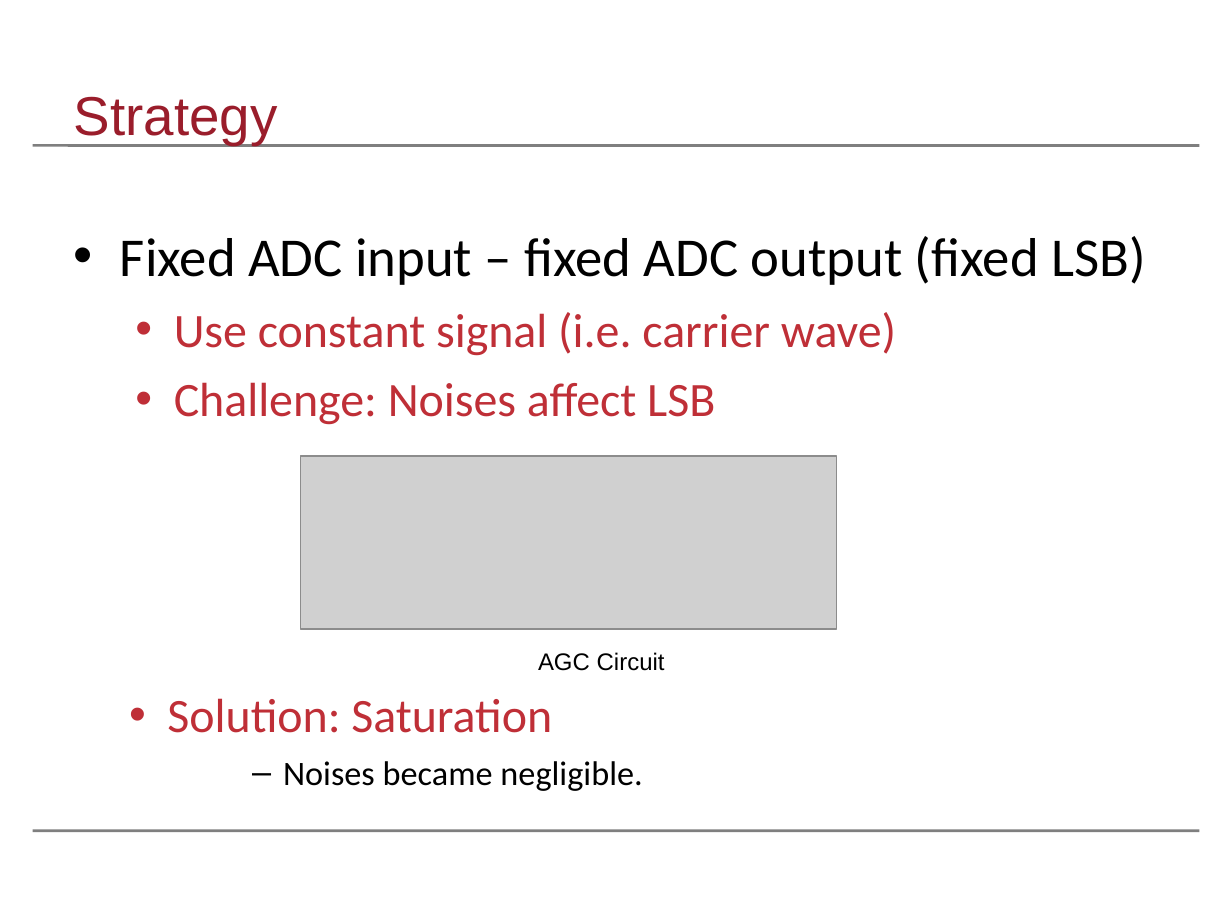
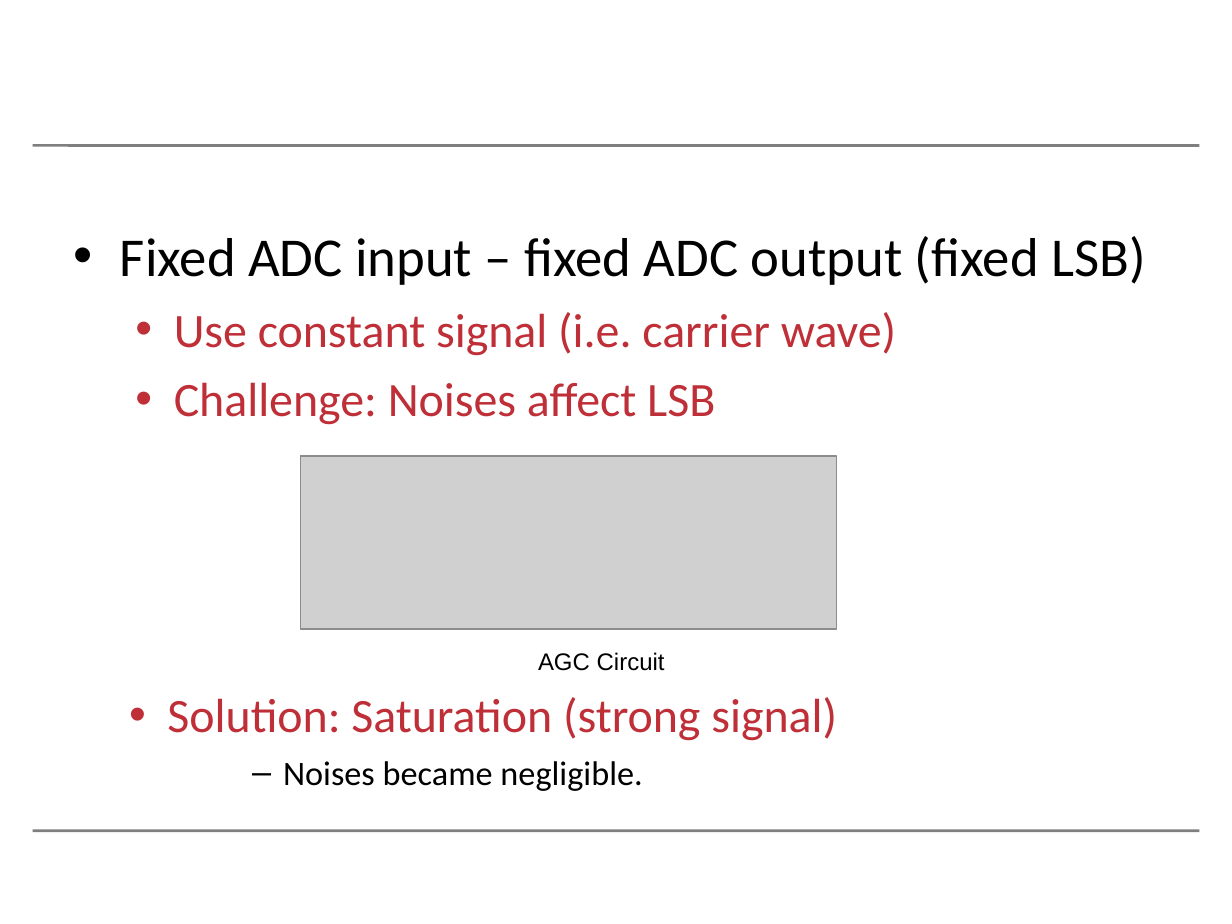
Before and after one commit to Salties/MI-Side-Channel-DTLS, a slide deck: slide 9 of Writings/Cryptographic_Randomness_On_A_CC2538/slides/wifs2016.odp. Drawn at 1232x924 pixels with LibreOffice and Linux fonts; fonts in the diff are those of the drawing; grey boxes stand for pictures; background and template pictures are left out. Boxes give left, top, right and bottom in pixels: in the first picture for what was removed or moved away, otherwise in the second. Text is boxed around its words. In the diff, an @@ line names an element or a change of style, - is before the commit and + after.

```diff
--- a/Writings/Cryptographic_Randomness_On_A_CC2538/slides/wifs2016.odp
+++ b/Writings/Cryptographic_Randomness_On_A_CC2538/slides/wifs2016.odp
@@ title removed at <box>74,96,278,145</box> @@
-Strategy
@@ text at <box>167,697,837,741</box>: text changed @@
-  • Solution: Saturation
+  • Solution: Saturation (strong signal)
```
Also in this commit, not shown: 2 other slides changed, 2 slides added, 1 slide removed, 3 other files.
